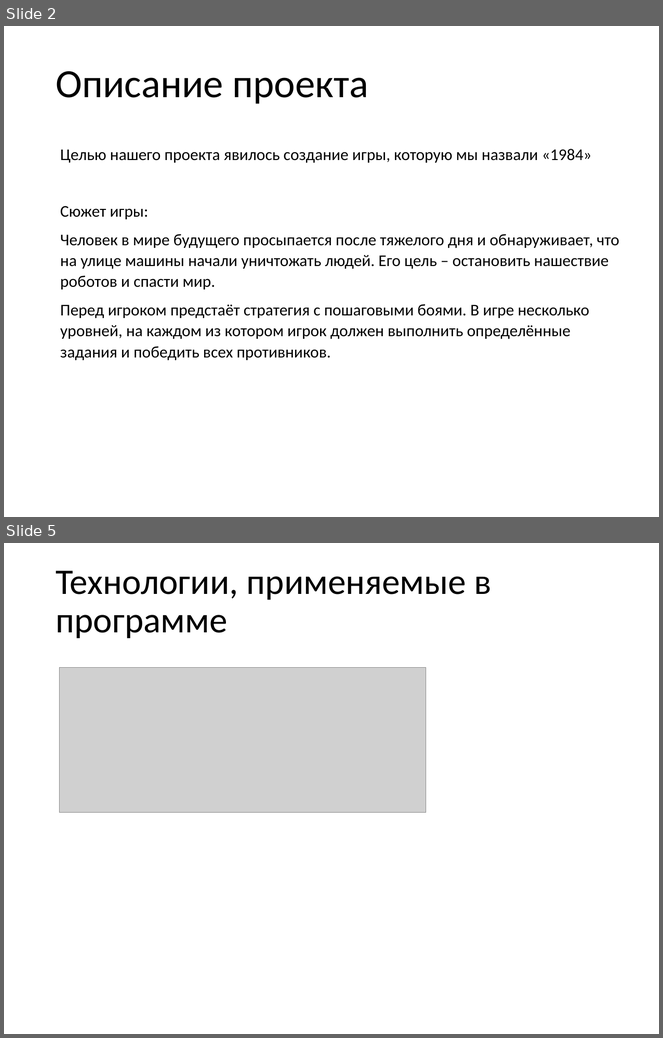
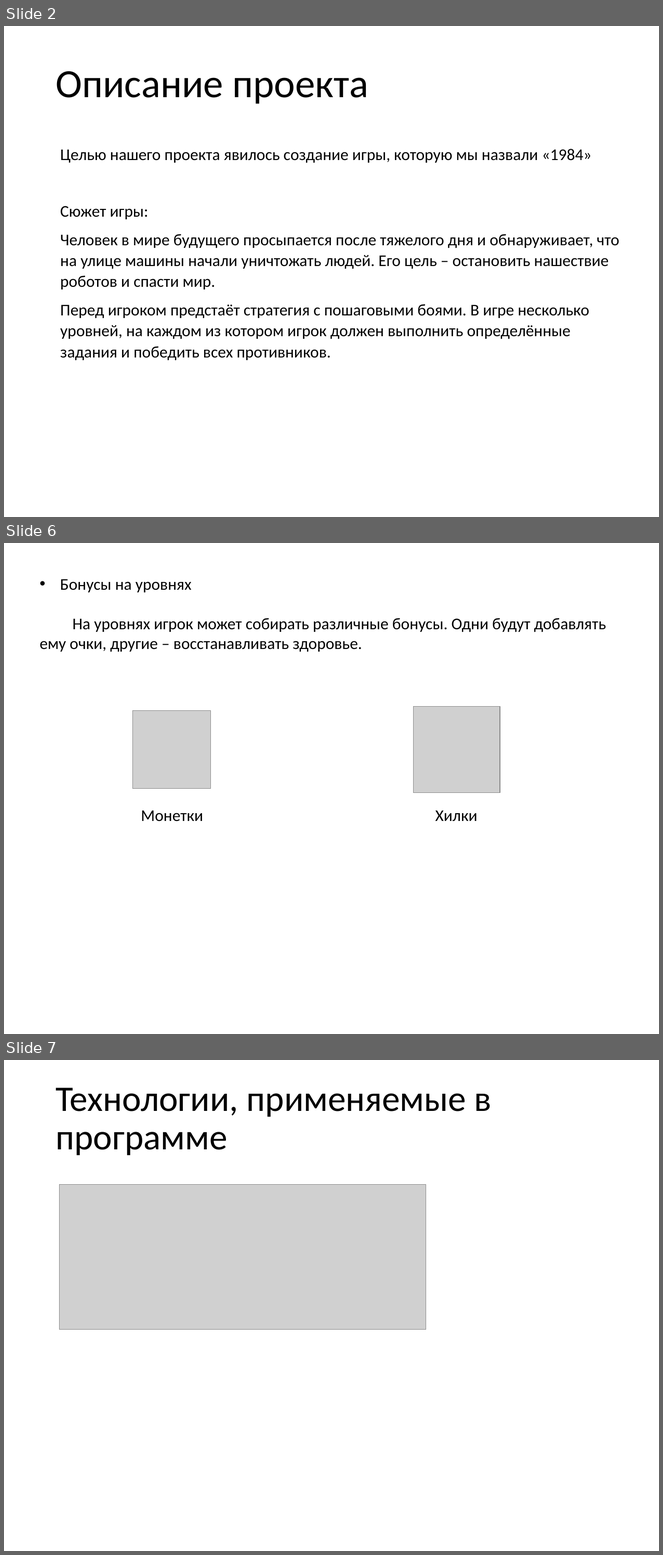
Before and after one commit to ScarletFlame611/1984-game, a slide deck: 1984.pptx. Shown one above the other, each under a label of ours: slides 2 and 5 before the commit, slides 2, 6 and 7 after it; the slides between them are not shown. The pictures are 663x1038 and 663x1555 pixels, drawn with LibreOffice and Linux fonts; fonts in the diff are those of the drawing; grey boxes stand for pictures; background and template pictures are left out. Boxes give left, top, right and bottom in pixels: in the first picture for what was removed or moved away, otherwise in the second. Text is boxed around its words. In the diff, an @@ line names an element or a change of style, - is before the commit and + after.

```diff
--- a/1984.pptx
+++ b/1984.pptx
@@ slide 6 added at (4, 543, 659, 1034), background picture (left out) @@
@@ text added at (40, 579, 606, 652), 18 pt, text #000000 @@
+• Бонусы на уровнях
+На уровнях игрок может собирать различные бонусы. Одни будут добавлять ему очки, другие – восстанавливать здоровье.
@@ picture added at (133, 711, 211, 788) @@
@@ picture added at (414, 706, 500, 793) @@
@@ text added at (141, 810, 203, 822), 18 pt, text #000000 @@
+Монетки
@@ text added at (436, 810, 478, 821), 18 pt, text #000000 @@
+Хилки
@@ what was slide 5 is now slide 7 @@
```
Also in this commit, not shown: 1 slide changed, 4 other slides added, 2 slides removed, 1 other file.
